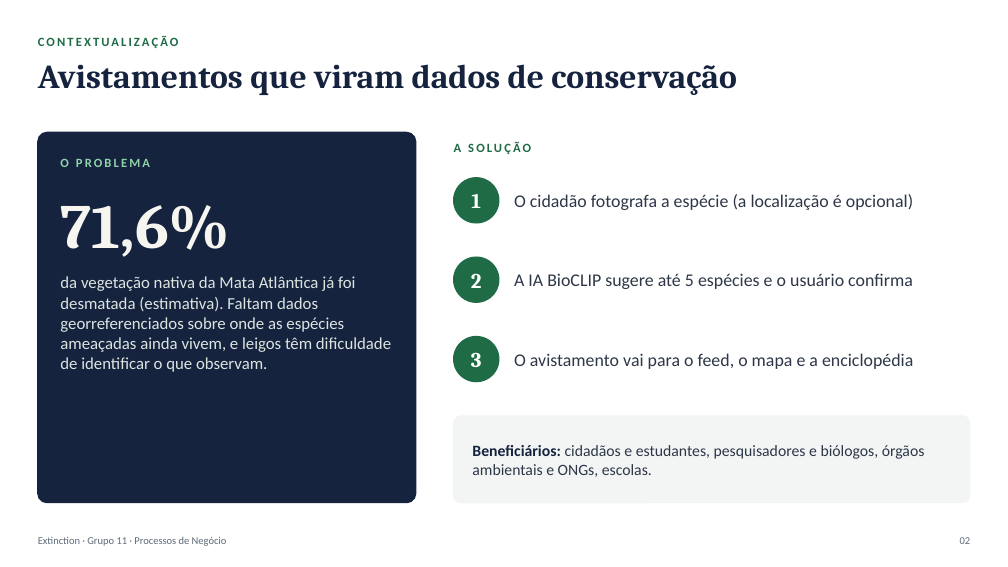
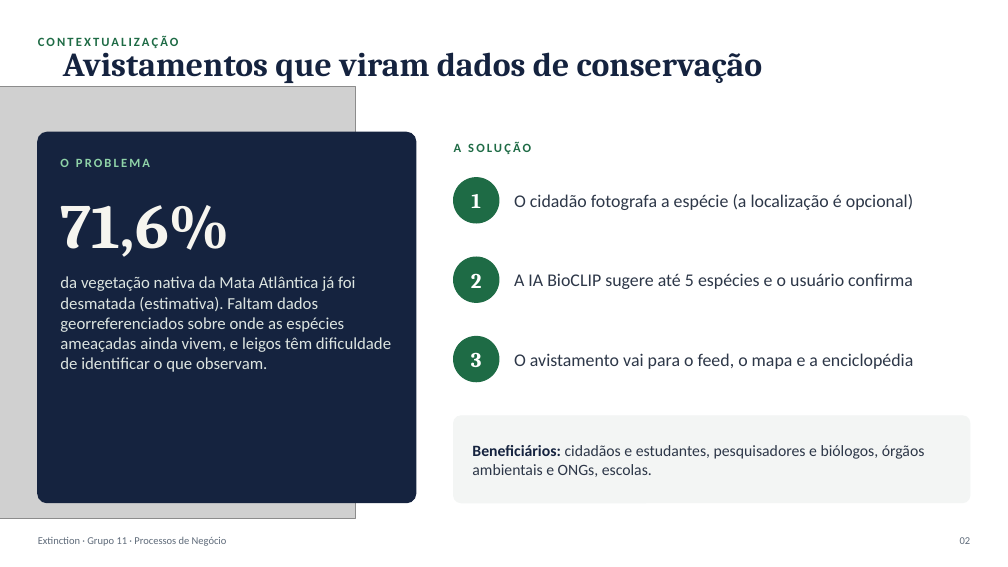
Before and after one commit to Fdanielsantos/extinction-app, a slide deck: slide 2 of Processos-de-negocios_Trabalho_Final/Apresentacao_Processos_de_Negocio_Extinction.pptx. Drawn at 1008x567 pixels with LibreOffice and Linux fonts; fonts in the diff are those of the drawing; grey boxes stand for pictures. Boxes give left, top, right and bottom in pixels: in the first picture for what was removed or moved away, otherwise in the second. Text is boxed around its words. In the diff, an @@ line names an element or a change of style, - is before the commit and + after.

```diff
--- a/Processos-de-negocios_Trabalho_Final/Apresentacao_Processos_de_Negocio_Extinction.pptx
+++ b/Processos-de-negocios_Trabalho_Final/Apresentacao_Processos_de_Negocio_Extinction.pptx
@@ text "Avistamentos que viram dados de ..." rewrapped from <box>38,64,736,95</box> to <box>63,46,762,83</box> @@
@@ picture added at <box>0,86,355,518</box> @@
```
Also in this commit, not shown: 10 other slides changed.
